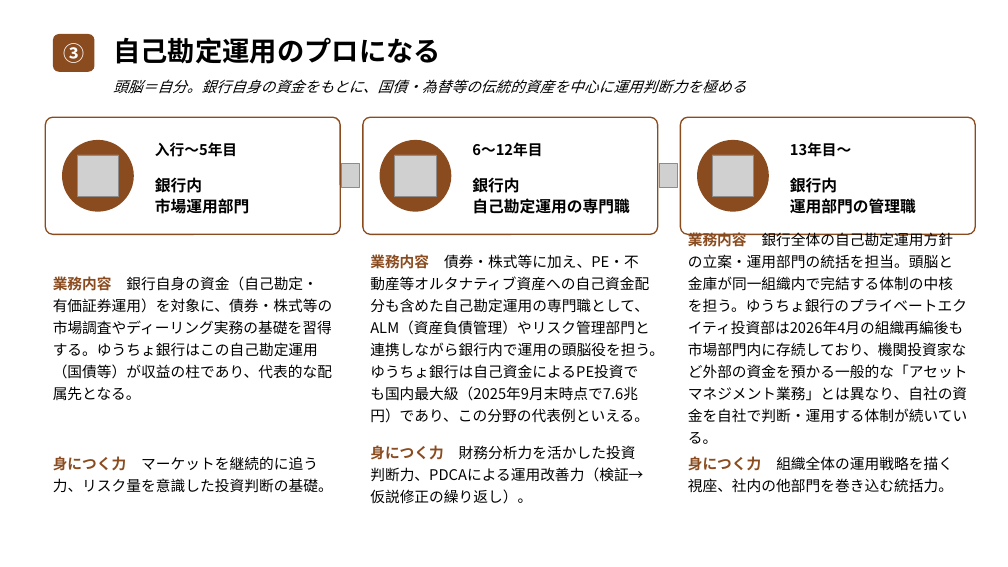
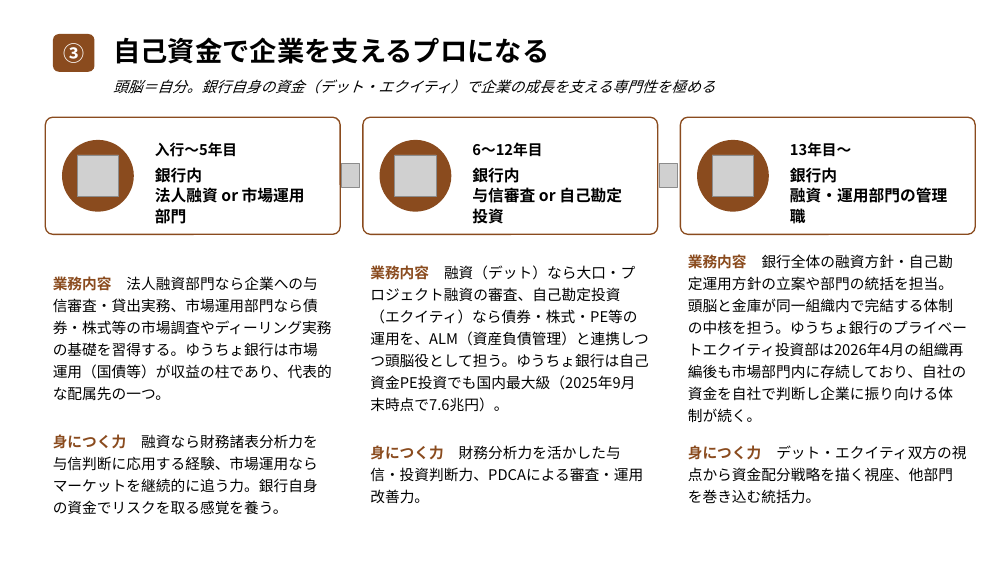
Before and after one commit to nasukazunori/NasuVault2, a slide deck: slide 7 of 信吾/銀行研究/添付ファイル/信託銀行キャリア形成モデル.pptx. Drawn at 1008x567 pixels with LibreOffice and Linux fonts; fonts in the diff are those of the drawing; grey boxes stand for pictures. Boxes give left, top, right and bottom in pixels: in the first picture for what was removed or moved away, otherwise in the second. Text is boxed around its words. In the diff, an @@ line names an element or a change of style, - is before the commit and + after.

```diff
--- a/信吾/銀行研究/添付ファイル/信託銀行キャリア形成モデル.pptx
+++ b/信吾/銀行研究/添付ファイル/信託銀行キャリア形成モデル.pptx
@@ text at <box>113,37,549,64</box>: text changed @@
-自己勘定運用のプロになる
+自己資金で企業を支えるプロになる
@@ text at <box>113,79,715,94</box>: text changed @@
-頭脳＝自分。銀行自身の資金をもとに、国債・為替等の伝統的資産を中心に運用判断力を極める
+頭脳＝自分。銀行自身の資金（デット・エクイティ）で企業の成長を支える専門性を極める
@@ text at <box>155,187,305,224</box>: text changed @@
-市場運用部門
+法人融資 or 市場運用部門
@@ text at <box>472,187,622,223</box>: text changed @@
-自己勘定運用の専門職
+与信審査 or 自己勘定投資
@@ text at <box>790,187,947,227</box>: text changed @@
-運用部門の管理職
+融資・運用部門の管理職
@@ text at <box>370,263,648,412</box>: text changed @@
-業務内容 債券・株式等に加え、PE・不動産等オルタナティブ資産への自己資金配分も含めた自己勘定運用の専門職として、ALM（資産負債管理）やリスク管理部門と連携しながら銀行内で運用の頭脳役を担う。ゆうちょ銀行は自己資金によるPE投資でも国内最大級（2025年9月末時点で7.6兆円）であり、この分野の代表例といえる。
+業務内容 融資（デット）なら大口・プロジェクト融資の審査、自己勘定投資（エクイティ）なら債券・株式・PE等の運用を、ALM（資産負債管理）と連携しつつ頭脳役として担う。ゆうちょ銀行は自己資金PE投資でも国内最大級（2025年9月末時点で7.6兆円）。
@@ text at <box>688,252,967,422</box>: text changed @@
-業務内容 銀行全体の自己勘定運用方針の立案・運用部門の統括を担当。頭脳と金庫が同一組織内で完結する体制の中核を担う。ゆうちょ銀行のプライベートエクイティ投資部は2026年4月の組織再編後も市場部門内に存続しており、機関投資家など外部の資金を預かる一般的な「アセットマネジメント業務」とは異なり、自社の資金を自社で判断・運用する体制が続いている。
+業務内容 銀行全体の融資方針・自己勘定運用方針の立案や部門の統括を担当。頭脳と金庫が同一組織内で完結する体制の中核を担う。ゆうちょ銀行のプライベートエクイティ投資部は2026年4月の組織再編後も市場部門内に存続しており、自社の資金を自社で判断し企業に振り向ける体制が続く。
@@ text at <box>53,276,332,400</box>: text changed @@
-業務内容 銀行自身の資金（自己勘定・有価証券運用）を対象に、債券・株式等の市場調査やディーリング実務の基礎を習得する。ゆうちょ銀行はこの自己勘定運用（国債等）が収益の柱であり、代表的な配属先となる。
+業務内容 法人融資部門なら企業への与信審査・貸出実務、市場運用部門なら債券・株式等の市場調査やディーリング実務の基礎を習得する。ゆうちょ銀行は市場運用（国債等）が収益の柱であり、代表的な配属先の一つ。
@@ text at <box>53,434,318,514</box>: text changed @@
-身につく力 マーケットを継続的に追う力、リスク量を意識した投資判断の基礎。
+身につく力 融資なら財務諸表分析力を与信判断に応用する経験、市場運用ならマーケットを継続的に追う力。銀行自身の資金でリスクを取る感覚を養う。
@@ text at <box>370,445,643,503</box>: text changed @@
-身につく力 財務分析力を活かした投資判断力、PDCAによる運用改善力（検証→仮説修正の繰り返し）。
+身につく力 財務分析力を活かした与信・投資判断力、PDCAによる審査・運用改善力。
@@ text at <box>688,445,966,503</box>: text changed @@
-身につく力 組織全体の運用戦略を描く視座、社内の他部門を巻き込む統括力。
+身につく力 デット・エクイティ双方の視点から資金配分戦略を描く視座、他部門を巻き込む統括力。
```
Also in this commit, not shown: 4 other slides changed, 1 other file.
